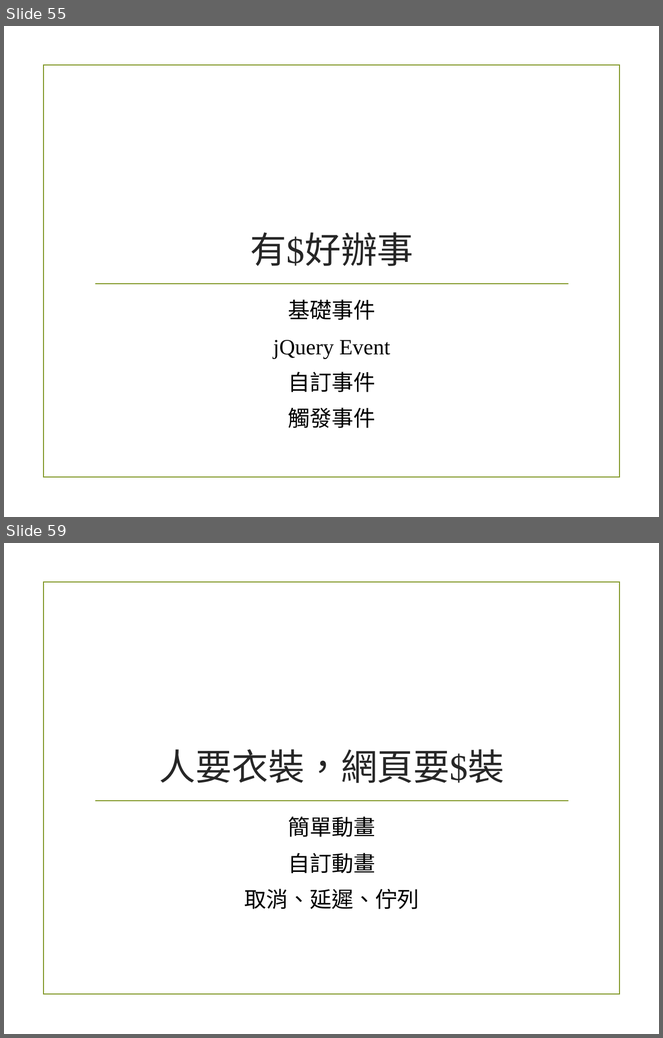
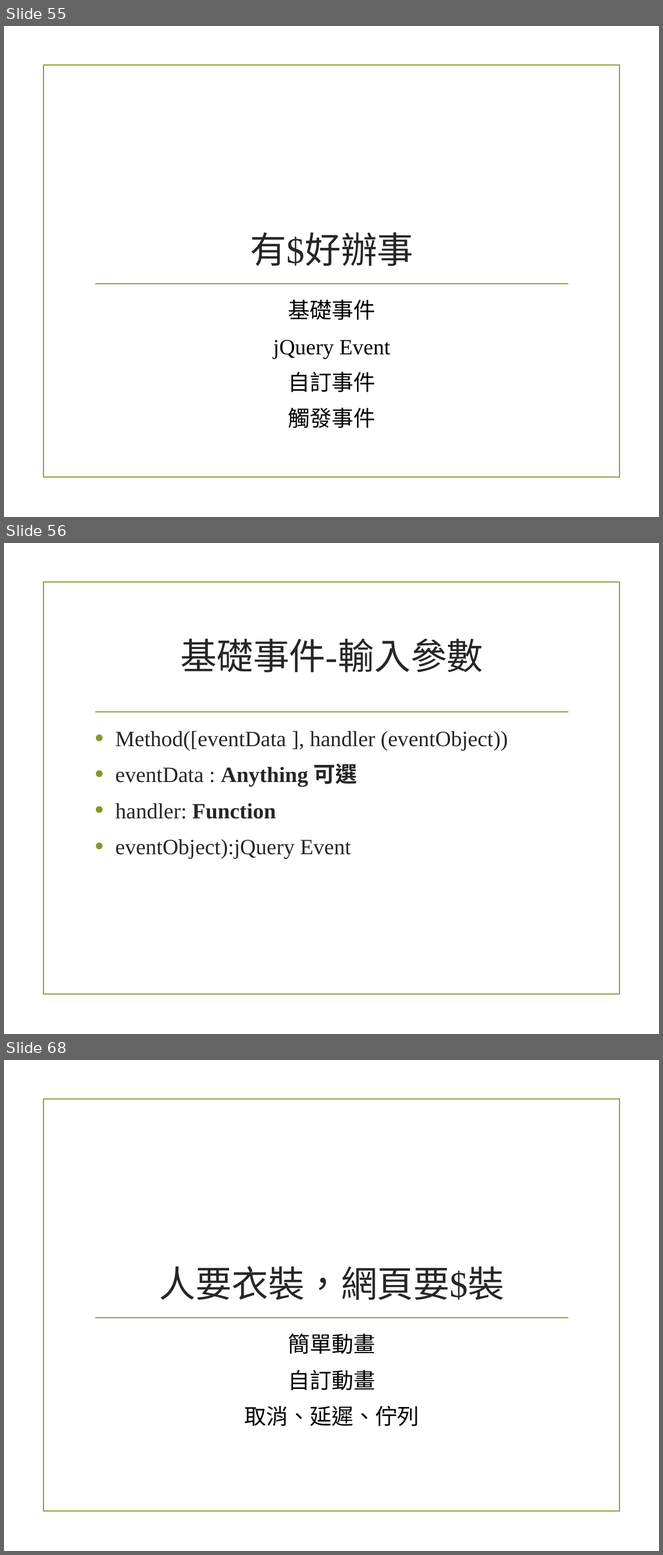
Before and after one commit to alexchen7022/JavaScriptStudyMaterial, a slide deck: 4_Jquery.pptx. Shown one above the other, each under a label of ours: slides 55 and 59 before the commit, slides 55, 56 and 68 after it; the slides between them are not shown. The pictures are 663x1038 and 663x1555 pixels, drawn with LibreOffice and Linux fonts; fonts in the diff are those of the drawing; background and template pictures are left out. Boxes give left, top, right and bottom in pixels: in the first picture for what was removed or moved away, otherwise in the second. Text is boxed around its words. In the diff, an @@ line names an element or a change of style, - is before the commit and + after.

Commit message:
Add Event Ajax chapter

```diff
--- a/4_Jquery.pptx
+++ b/4_Jquery.pptx
@@ slide 56 added at <box>4,543,659,1034</box>, background picture (left out); not listed: 1 template element that a slide beside it also shows @@
@@ title added at <box>180,639,483,672</box>, 40 pt, text #262626 @@
+基礎事件-輸入參數
@@ line added from (96, 712) to (568, 712), #83992A 1.25 pt @@
@@ text added at <box>115,731,508,859</box>, 24 pt, text #262626 @@
+• Method([eventData ], handler (eventObject))
+• eventData : Anything 可選
+• handler: Function
+• eventObject):jQuery Event
@@ what was slide 59 is now slide 68 @@
```
Also in this commit, not shown: 1 slide changed, 21 other slides added, 9 slides removed.
